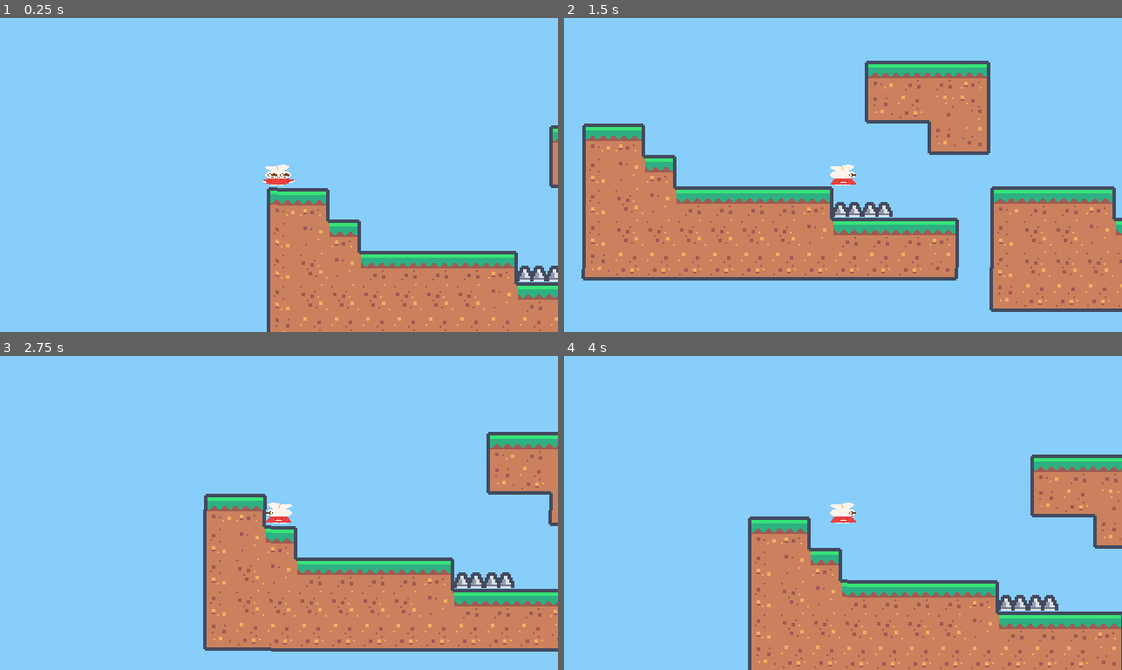
Above: before the commit, frames 1-4 (two rows, left to right).
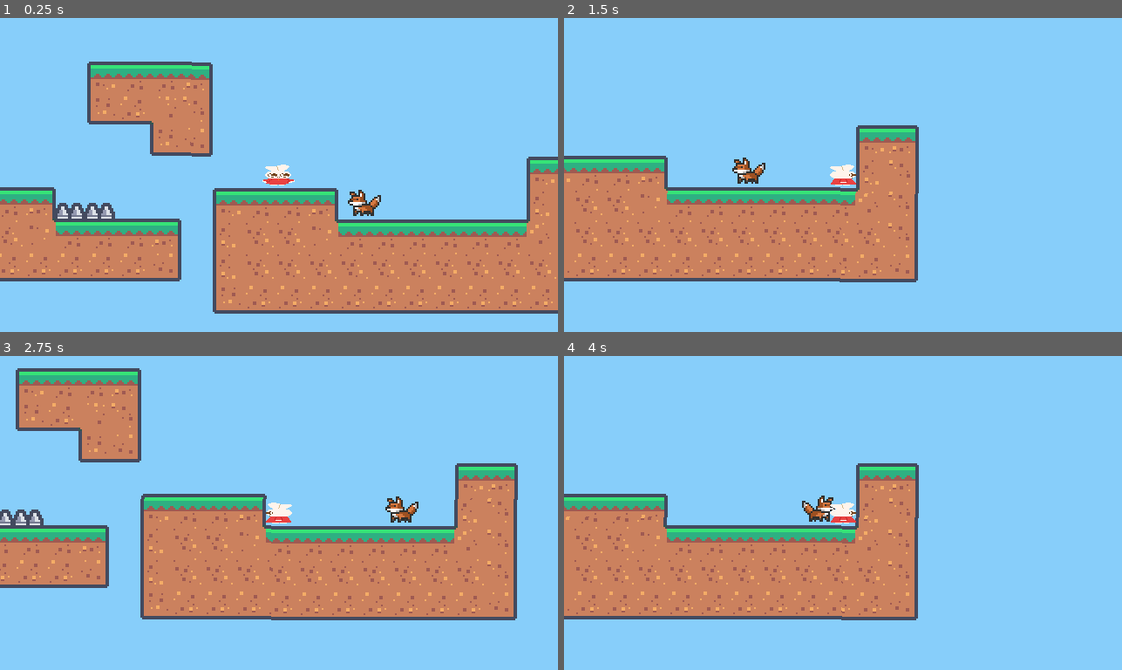
Above: after the commit, the same moments.

Repository: yokitann/Paninis-Cooking
Game: Godot game, scene res://platformer.tscn
Two runs of this game, one before a commit and one after it. Both use one fixed random seed, a clock stepped at 60 frames per second and the inputs below. The project has no main scene, so this scene is started directly.
Inputs:
- Up to frame 1 (0.25 s): no input
- Up to frame 2 (1.5 s): tap Enter (ui_accept) at 0.5, 0.6, 0.77, 1.07 s; hold Right (move_right) from 0.53 s (still down); tap E (talk) at 1.35 s
- Up to frame 3 (2.75 s): tap Enter (ui_accept) at 1.52, 1.55, 1.82, 2.1 s; release Right (move_right) at 2.03 s; hold Left (move_left) from 2.03 s (still down)
- Up to frame 4 (4 s): release Left (move_left) at 2.78 s; hold Right (move_right) from 2.78 s (still down); tap E (talk) at 2.85 s; tap Enter (ui_accept) at 3.02, 3.05, 3.32, 3.6, 3.77 s

The runs differ from the first frame. In frame 1, 31% of the frame differs, in the area x 0-100%, y 13-100%; in frame 2, 28%; in frame 3, 35%; in frame 4, 37%, in the area x 0-100%, y 31-100%.

Commit message:
Fox enemy

Diff:
--- a/platformer.tscn
+++ b/platformer.tscn
@@ -1,9 +1,10 @@
-[gd_scene load_steps=7 format=4 uid="uid://2e4k7ivukdh8"]
+[gd_scene load_steps=8 format=4 uid="uid://2e4k7ivukdh8"]
 
 [ext_resource type="Script" path="res://platformer.gd" id="1_3vvrl"]
 [ext_resource type="Texture2D" uid="uid://di5hiluyhky2r" path="res://tilemap_packed.png" id="1_e7n4y"]
 [ext_resource type="PackedScene" uid="uid://cpdyfjliwm0em" path="res://platformer_player.tscn" id="2_xrqc8"]
 [ext_resource type="PackedScene" uid="uid://d2cqqo81s4i1s" path="res://spike.tscn" id="3_ax017"]
+[ext_resource type="PackedScene" uid="uid://ceyrfcf5pdl0f" path="res://walking_enemy.tscn" id="5_tx5od"]
 
 [sub_resource type="TileSetAtlasSource" id="TileSetAtlasSource_67rog"]
 texture = ExtResource("1_e7n4y")
@@ -290,7 +291,7 @@
 
 [node name="PlatformerPlayer" parent="." instance=ExtResource("2_xrqc8")]
 z_index = 10
-position = Vector2(70, 56)
+position = Vector2(335, 93)
 
 [node name="TileMapLayer" type="TileMapLayer" parent="."]
 position = Vector2(9, 9)
@@ -303,3 +304,6 @@
 
 [node name="Spike2" parent="." instance=ExtResource("3_ax017")]
 position = Vector2(232, 117)
+
+[node name="WalkingEnemy" parent="." instance=ExtResource("5_tx5od")]
+position = Vector2(378, 118)
--- a/platformer_player.tscn
+++ b/platformer_player.tscn
@@ -4,10 +4,6 @@
 [ext_resource type="Texture2D" uid="uid://btkxegf0dom6d" path="res://Miffy_back.png" id="2_v7pby"]
 [ext_resource type="Texture2D" uid="uid://cn4t01yamrmfr" path="res://Miffy_front.png" id="3_akkr4"]
 [ext_resource type="Texture2D" uid="uid://1h4ggvq1ncdq" path="res://Miffy_right 2.png" id="4_eu62w"]
-
-[sub_resource type="CapsuleShape2D" id="CapsuleShape2D_y0kab"]
-radius = 7.25
-height = 14.5
 
 [sub_resource type="AtlasTexture" id="AtlasTexture_xxc1l"]
 atlas = ExtResource("2_v7pby")
@@ -111,12 +107,14 @@
 "speed": 5.0
 }]
 
+[sub_resource type="CapsuleShape2D" id="CapsuleShape2D_y0kab"]
+radius = 7.25
+height = 14.5
+
 [node name="PlatformerPlayer" type="CharacterBody2D"]
+collision_layer = 2
 platform_floor_layers = 4294901760
 script = ExtResource("1_xqba4")
-
-[node name="CollisionShape2D" type="CollisionShape2D" parent="."]
-shape = SubResource("CapsuleShape2D_y0kab")
 
 [node name="Miffy" type="AnimatedSprite2D" parent="."]
 unique_name_in_owner = true
@@ -124,4 +122,8 @@
 sprite_frames = SubResource("SpriteFrames_s4u46")
 animation = &"front"
 
+[node name="CollisionShape2D" type="CollisionShape2D" parent="."]
+light_mask = 2
+shape = SubResource("CapsuleShape2D_y0kab")
+
 [node name="Camera2D" type="Camera2D" parent="."]
--- a/project.godot
+++ b/project.godot
@@ -55,6 +55,11 @@
 ]
 }
 
+[layer_names]
+
+2d_physics/layer_1="World"
+2d_physics/layer_2="Characters"
+
 [rendering]
 
 textures/canvas_textures/default_texture_filter=0
--- a/spike.tscn
+++ b/spike.tscn
@@ -4,6 +4,7 @@
 [ext_resource type="Texture2D" uid="uid://di5hiluyhky2r" path="res://tilemap_packed.png" id="1_oy2jk"]
 
 [node name="Spike" type="Area2D"]
+collision_mask = 2
 script = ExtResource("1_cwgxu")
 
 [node name="Sprite2D" type="Sprite2D" parent="."]
--- a/walking_enemy.gd
+++ b/walking_enemy.gd
@@ -1,25 +1,19 @@
 extends CharacterBody2D
 
+var direction: Vector2 = Vector2.RIGHT
+var speed: float = 25.0
 
-const SPEED = 300.0
-const JUMP_VELOCITY = -400.0
-
+@onready var ledge_check_right = $LedgeCheckRight
+@onready var ledge_check_left = $LedgeCheckLeft
+@onready var sprite = $AnimatedSprite2D
 
 func _physics_process(delta: float) -> void:
-	# Add the gravity.
-	if not is_on_floor():
-		velocity += get_gravity() * delta
+	var found_wall: bool = is_on_wall()
+	var found_ledge: bool = not ledge_check_right.is_colliding() or not ledge_check_left.is_colliding()
 
-	# Handle jump.
-	if Input.is_action_just_pressed("ui_accept") and is_on_floor():
-		velocity.y = JUMP_VELOCITY
+	if found_wall or found_ledge:
+		direction *= -1
+		sprite.flip_h = direction.x > 0
 
-	# Get the input direction and handle the movement/deceleration.
-	# As good practice, you should replace UI actions with custom gameplay actions.
-	var direction := Input.get_axis("ui_left", "ui_right")
-	if direction:
-		velocity.x = direction * SPEED
-	else:
-		velocity.x = move_toward(velocity.x, 0, SPEED)
-
+	velocity = direction * speed
 	move_and_slide()
--- a/walking_enemy.tscn
+++ b/walking_enemy.tscn
@@ -63,16 +63,30 @@
 "texture": SubResource("AtlasTexture_73xmn")
 }],
 "loop": true,
-"name": &"default",
+"name": &"Walking",
 "speed": 5.0
 }]
 
+[sub_resource type="CircleShape2D" id="CircleShape2D_b7bfv"]
+
 [node name="WalkingEnemy" type="CharacterBody2D"]
+collision_layer = 2
 script = ExtResource("1_bawwb")
 
 [node name="AnimatedSprite2D" type="AnimatedSprite2D" parent="."]
 position = Vector2(0, -16)
 sprite_frames = SubResource("SpriteFrames_y35uv")
+animation = &"Walking"
 
-[node name="CollisionPolygon2D" type="CollisionPolygon2D" parent="."]
-polygon = PackedVector2Array(-5, 0, -5, -4, -6, -4, -8, -6, -9, -8, -9, -12, -7, -12, -5, -11, -2, -8, -1, -9, 0, -13, 2, -15, 4, -15, 6, -14, 9, -14, 9, -12, 9, -10, 10, -9, 10, -7, 7, -4, 7, 0, 5, 0, 3, 0)
+[node name="CollisionShape2D" type="CollisionShape2D" parent="."]
+visible = false
+position = Vector2(0, -8)
+shape = SubResource("CircleShape2D_b7bfv")
+
+[node name="LedgeCheckRight" type="RayCast2D" parent="."]
+position = Vector2(6.3, -1.3)
+target_position = Vector2(0, 3.5)
+
+[node name="LedgeCheckLeft" type="RayCast2D" parent="."]
+position = Vector2(-4.3, -1.3)
+target_position = Vector2(0, 3.5)
Not shown: 1 places in walking_enemy.tscn that only renumber resources
